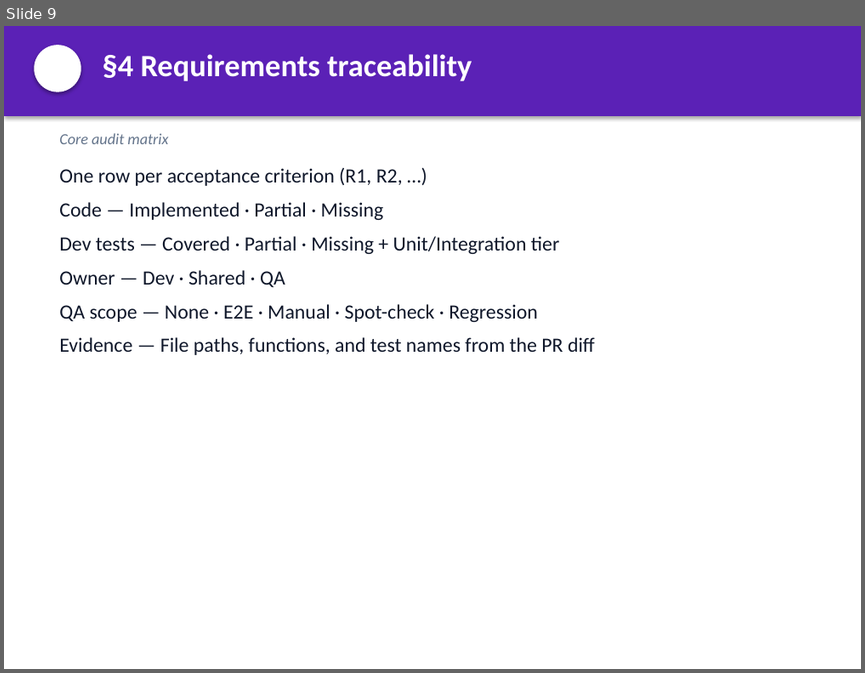
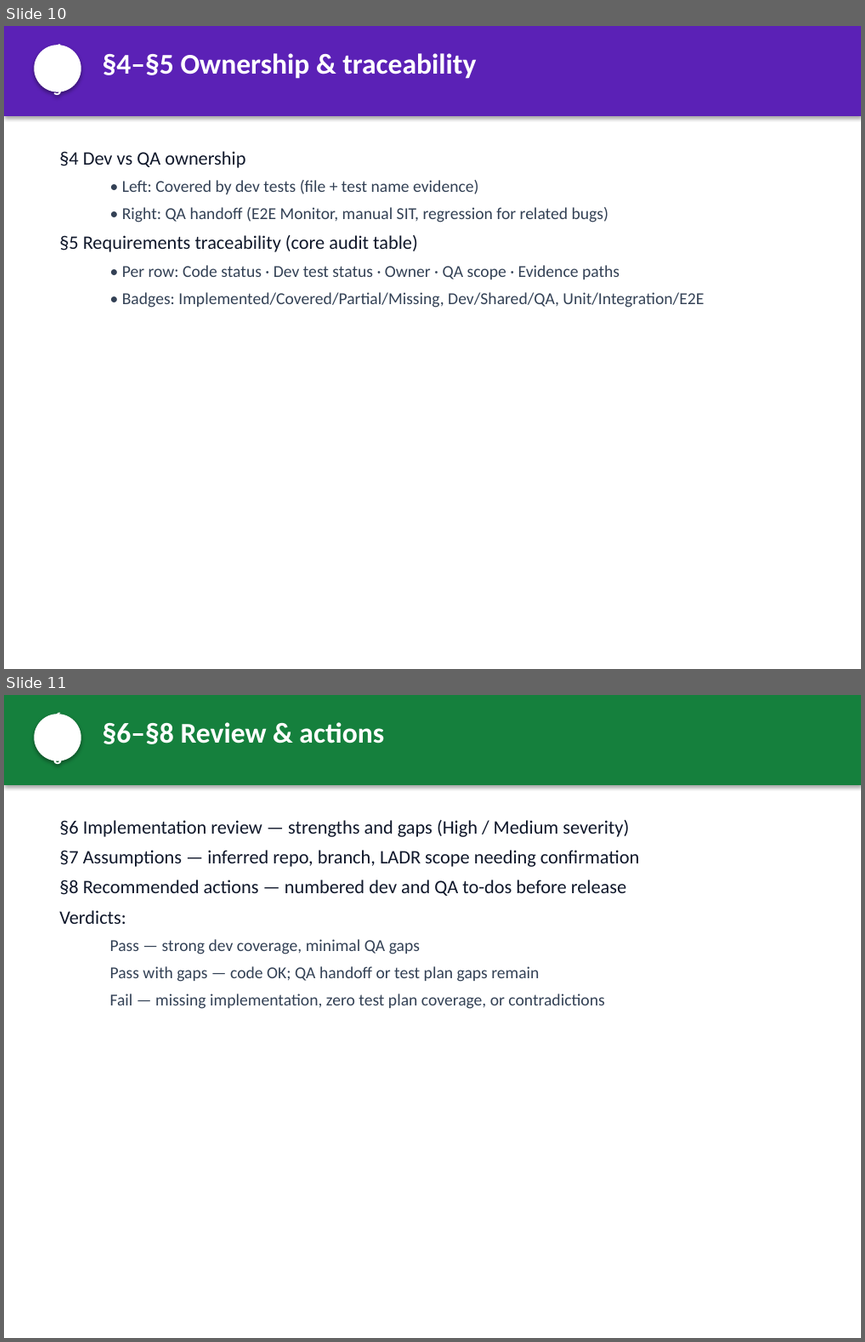
Before and after one commit to mgunjal11/pegasus-qa-agents-lab-copy, a slide deck: docs/MSC-Code-Coverage-Validator-Guide.pptx. Shown one above the other, each under a label of ours: slide 9 before the commit, slides 10 and 11 after it. The pictures are 865x673 and 865x1342 pixels, drawn with LibreOffice and Linux fonts; fonts in the diff are those of the drawing. Boxes give left, top, right and bottom in pixels: in the first picture for what was removed or moved away, otherwise in the second. Text is boxed around its words. In the diff, an @@ line names an element or a change of style, - is before the commit and + after.

```diff
--- a/docs/MSC-Code-Coverage-Validator-Guide.pptx
+++ b/docs/MSC-Code-Coverage-Validator-Guide.pptx
@@ slide 11 added at box(4, 695, 861, 1338), background #FFFFFF @@
@@ rectangle added at box(4, 695, 861, 785), fill #15803D @@
@@ ellipse added at box(34, 714, 81, 761), fill #FFFFFF, 14 pt, text #FFFFFF, bold @@
+6–8
@@ text added at box(103, 722, 384, 744), 24 pt, text #FFFFFF, bold @@
+§6–§8 Review & actions
@@ text added at box(59, 820, 639, 1009), 16 pt, text #0F172A @@
+§6 Implementation review — strengths and gaps (High / Medium severity)
+§7 Assumptions — inferred repo, branch, LADR scope needing confirmation
+§8 Recommended actions — numbered dev and QA to-dos before release
+Verdicts:
+  Pass — strong dev coverage, minimal QA gaps
+  Pass with gaps — code OK; QA handoff or test plan gaps remain
+  Fail — missing implementation, zero test plan coverage, or contradictions
@@ what was slide 9 is now slide 10 @@
@@ slide 10 changed as well @@
@@ text in ellipse at box(53, 41, 62, 100): text added @@
+4–5
@@ text at box(103, 53, 476, 79): text changed; size 26 to 24 pt @@
-§4 Requirements traceability
+§4–§5 Ownership & traceability
@@ text at box(59, 151, 704, 307): text changed; size 17 to 14 pt; text colour #0F172A to #334155 @@
-One row per acceptance criterion (R1, R2, …)
-Code — Implemented · Partial · Missing
-Dev tests — Covered · Partial · Missing + Unit/Integration tier
-Owner — Dev · Shared · QA
-QA scope — None · E2E · Manual · Spot-check · Regression
-Evidence — File paths, functions, and test names from the PR diff
+§4 Dev vs QA ownership
+  • Left: Covered by dev tests (file + test name evidence)
+  • Right: QA handoff (E2E Monitor, manual SIT, regression for related bugs)
+§5 Requirements traceability (core audit table)
+  • Per row: Code status · Dev test status · Owner · QA scope · Evidence paths
+  • Badges: Implemented/Covered/Partial/Missing, Dev/Shared/QA, Unit/Integration/E2E
@@ text removed at box(59, 133, 168, 144) @@
-Core audit matrix
```
Also in this commit, not shown: 6 other slides changed, 8 other slides added, 5 slides removed, 2 other files.
